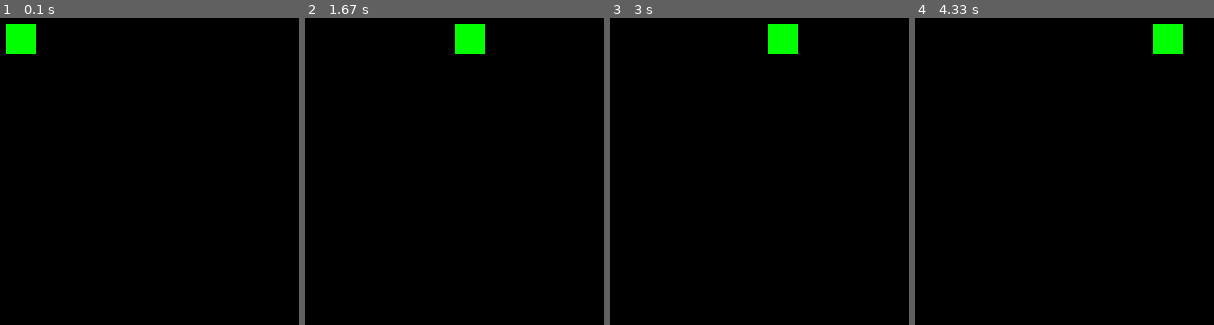
Above: before the commit, frames 1-4 (left to right).
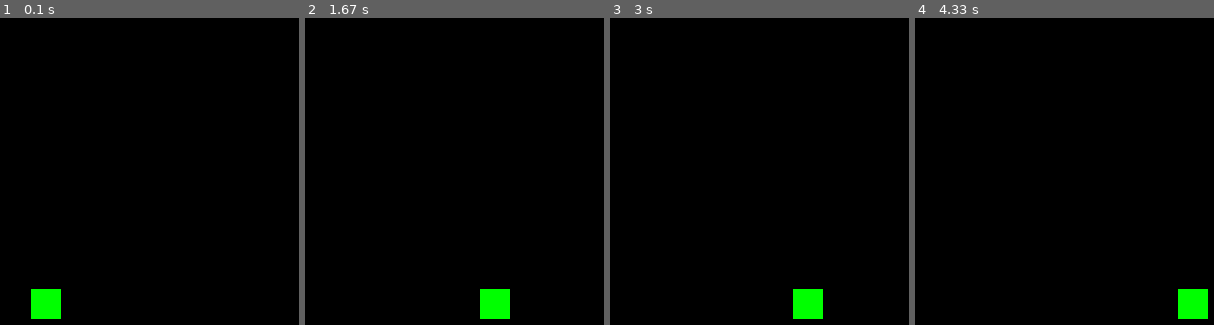
Above: after the commit, the same moments.

Repository: kylingithub/pygame_learning
Game: pygame game, started from Lesson2-remade/main.py
Same seed, same stepped clock (60 frames per second), same inputs: the game is played once before the commit and once after it.
Inputs:
- Up to frame 1 (0.1 s): no input
- Up to frame 2 (1.67 s): hold Right 0.33-0.8 s; hold Right 0.83-1.3 s; hold Left from 1.33 s (still down)
- Up to frame 3 (3 s): release Left at 1.87 s; hold Left 1.9-2.3 s; hold Right 2.33-2.97 s
- Up to frame 4 (4.33 s): hold Left 3-3.47 s; hold Right 3.5-3.97 s; hold Right from 4 s (still down)

The runs differ from the first frame. In frame 1, 2.0% of the frame differs, in the area x 2-21%, y 1-99%; in frame 2, 2.0%; in frame 3, 2.0%; in frame 4, 2.0%.

Commit message:
Refactoring

Diff:
--- a/Lesson2-remade/main.py
+++ b/Lesson2-remade/main.py
@@ -1,4 +1,8 @@
 import pygame
+
+HEIGHT = 600
+
+WIDTH = 800
 
 BLACK = (0, 0, 0)
 
@@ -15,8 +19,8 @@
         self.image = pygame.Surface((30, 30))
         self.image.fill(GREEN)
         self.rect = self.image.get_rect()
-        self.rect.centerx = x/2
-        self.rect.bottom = y
+        self.rect.centerx = x
+        self.rect.centery = y
         self.speedx = 8
 
     def update(self):
@@ -38,12 +42,12 @@
 
 
 pygame.init()
-screen = pygame.display.set_mode((800, 600))
+screen = pygame.display.set_mode((WIDTH, HEIGHT))
 clock = pygame.time.Clock()
 
 all_sprites = pygame.sprite.Group()
 
-player = Player(750, 300)
+player = Player(WIDTH/2, HEIGHT-50)
 all_sprites.add(player)
 
 running = True
